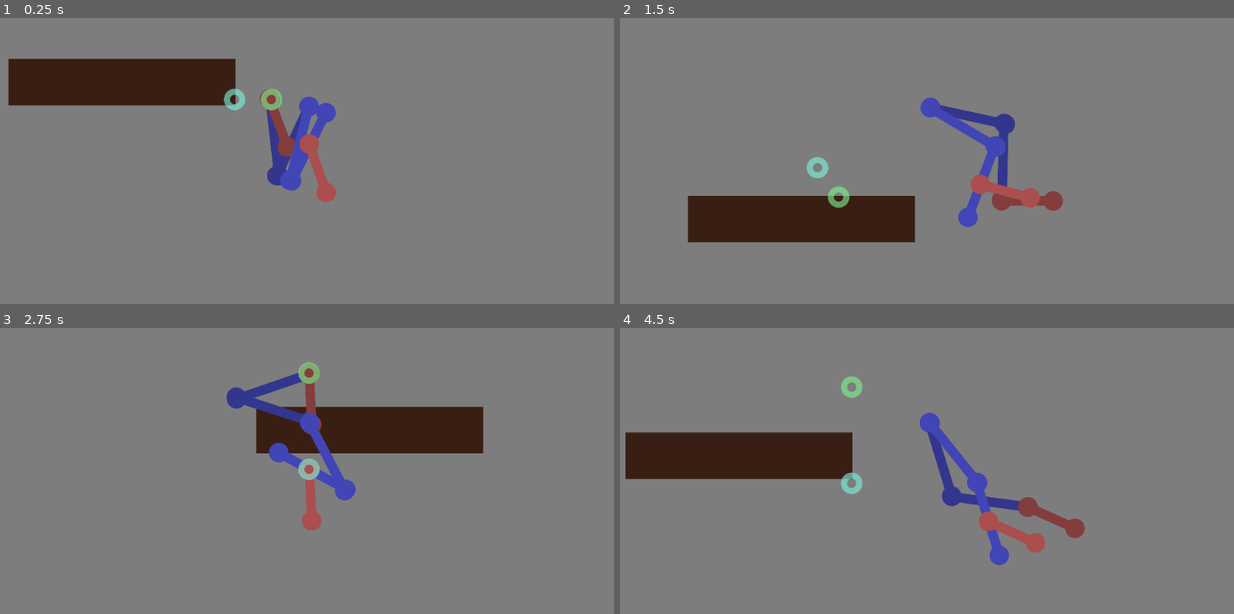
Above: before the commit, frames 1-4 (two rows, left to right).
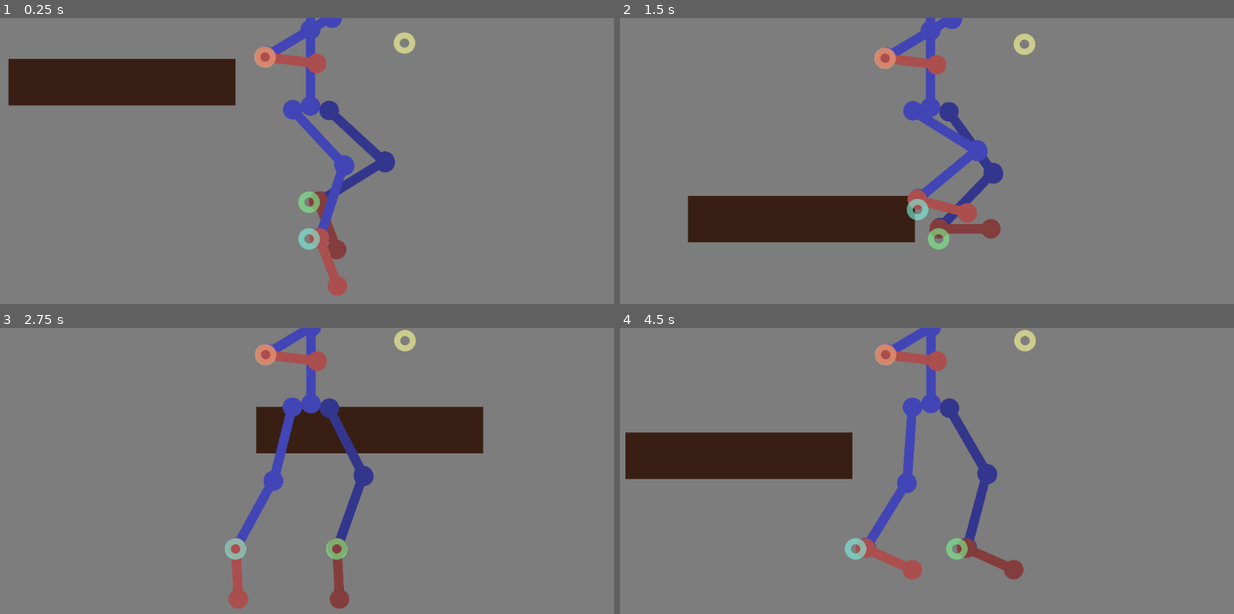
Above: after the commit, the same moments.

Repository: aldanasjuan/godot-ik-tutorial
Game: Godot game, scene res://Scenes/Test.tscn
The game is run twice, just before and just after one commit, with the same random seed, the same clock (stepped at 60 frames per second) and the same inputs.
Inputs (mouse positions are in pixels of both pictures, inside the frame that each line leads up to):
- Up to frame 1 (0.25 s): no input
- Up to frame 2 (1.5 s): tap Enter (ui_accept) at 0.5, 0.77 s; move the mouse to (1068, 183) at 0.52 s; click (1068, 183) at 0.67 s; move the mouse to (804, 221) at 1.27 s; click (804, 221) at 1.42 s
- Up to frame 3 (2.75 s): tap Enter (ui_accept) at 1.52 s; move the mouse to (368, 430) at 2.02 s; click (368, 430) at 2.17 s
- Up to frame 4 (4.5 s): move the mouse to (896, 585) at 2.77 s; click (896, 585) at 2.92 s; tap Enter (ui_accept) at 3.02, 3.77 s; move the mouse to (1117, 565) at 3.52 s; click (1117, 565) at 3.67 s; move the mouse to (736, 456) at 4.27 s; click (736, 456) at 4.42 s

The runs differ from the first frame. In frame 1, 6.5% of the frame differs, in the area x 36-68%, y 0-97%; in frame 2, 6.6%; in frame 3, 6.7%; in frame 4, 7.6%, in the area x 35-76%, y 0-88%.
Error after the commit: Invalid set index 'global_position' (on base: 'null instance') with value of type 'Vector2'. (res://Scenes/Body.gd:36)

Commit message:
full body character

Diff:
--- a/Scenes/Body.tscn
+++ b/Scenes/Body.tscn
@@ -9,7 +9,7 @@
 [sub_resource type="Animation" id=1]
 resource_name = "stance"
 tracks/0/type = "value"
-tracks/0/path = NodePath("targets/right:position")
+tracks/0/path = NodePath("leg_targets/right:position")
 tracks/0/interp = 1
 tracks/0/loop_wrap = true
 tracks/0/imported = false
@@ -18,10 +18,10 @@
 "times": PoolRealArray( 0 ),
 "transitions": PoolRealArray( 1 ),
 "update": 0,
-"values": [ Vector2( 118, 0 ) ]
+"values": [ Vector2( -179.674, 0 ) ]
 }
 tracks/1/type = "value"
-tracks/1/path = NodePath("targets/left:position")
+tracks/1/path = NodePath("leg_targets/left:position")
 tracks/1/interp = 1
 tracks/1/loop_wrap = true
 tracks/1/imported = false
@@ -30,7 +30,7 @@
 "times": PoolRealArray( 0 ),
 "transitions": PoolRealArray( 1 ),
 "update": 0,
-"values": [ Vector2( -118, 0 ) ]
+"values": [ Vector2( 67.8723, 0 ) ]
 }
 tracks/2/type = "value"
 tracks/2/path = NodePath("hip:position")
@@ -42,7 +42,7 @@
 "times": PoolRealArray( 0 ),
 "transitions": PoolRealArray( 1 ),
 "update": 0,
-"values": [ Vector2( 0, -310 ) ]
+"values": [ Vector2( 1.33484, -355.385 ) ]
 }
 tracks/3/type = "value"
 tracks/3/path = NodePath("hip/left_leg:c_rotation_degrees")
@@ -73,7 +73,7 @@
 loop = true
 step = 0.05
 tracks/0/type = "value"
-tracks/0/path = NodePath("targets/left:position")
+tracks/0/path = NodePath("leg_targets/left:position")
 tracks/0/interp = 1
 tracks/0/loop_wrap = true
 tracks/0/imported = false
@@ -85,7 +85,7 @@
 "values": [ Vector2( -118, 0 ), Vector2( 0, -90 ), Vector2( 118, 0 ) ]
 }
 tracks/1/type = "value"
-tracks/1/path = NodePath("targets/right:position")
+tracks/1/path = NodePath("leg_targets/right:position")
 tracks/1/interp = 1
 tracks/1/loop_wrap = true
 tracks/1/imported = false
@@ -140,14 +140,18 @@
 }
 
 [node name="hip" type="Node2D" parent="."]
-position = Vector2( -16.8714, -234.378 )
+position = Vector2( 1.33484, -355.385 )
 __meta__ = {
 "_edit_group_": true
 }
 
 [node name="left_leg" type="Node2D" parent="hip"]
-modulate = Color( 0.773438, 0.773438, 0.773438, 1 )
+modulate = Color( 0.772549, 0.772549, 0.772549, 1 )
+position = Vector2( 46.6164, 9.53516 )
 script = ExtResource( 1 )
+__meta__ = {
+"_edit_lock_": true
+}
 direction = -1
 follow = true
 offset = Vector2( 0, -24 )
@@ -158,7 +162,7 @@
 end_bone_b = NodePath("lower/end")
 bone_c = NodePath("foot")
 end_bone_c = NodePath("foot/end")
-target = NodePath("../../targets/left")
+target = NodePath("../../leg_targets/left")
 target_color = Color( 0, 0.929412, 0, 1 )
 lerp_rate = 0.1
 lerp_range = 100.0
@@ -167,7 +171,7 @@
 [node name="upper" type="Node2D" parent="hip/left_leg"]
 modulate = Color( 0.262745, 0.27451, 0.717647, 1 )
 show_behind_parent = true
-rotation = 0.823393
+rotation = 0.960565
 __meta__ = {
 "_edit_group_": true
 }
@@ -183,8 +187,8 @@
 [node name="lower" type="Node2D" parent="hip/left_leg"]
 modulate = Color( 0.262745, 0.27451, 0.717647, 1 )
 show_behind_parent = true
-position = Vector2( 128.425, 138.574 )
-rotation = 2.77467
+position = Vector2( 108.269, 154.833 )
+rotation = 2.04668
 __meta__ = {
 "_edit_group_": true
 }
@@ -200,7 +204,7 @@
 [node name="foot" type="Node2D" parent="hip/left_leg"]
 modulate = Color( 0.67451, 0.309804, 0.309804, 1 )
 show_behind_parent = true
-position = Vector2( -48.6555, 204.471 )
+position = Vector2( 19.9211, 321.849 )
 rotation = 5.60519e-45
 __meta__ = {
 "_edit_group_": true
@@ -215,8 +219,100 @@
 texture = ExtResource( 4 )
 
 [node name="right_leg" type="Node2D" parent="hip"]
+position = Vector2( -42.3785, 7.41623 )
 script = ExtResource( 1 )
+__meta__ = {
+"_edit_lock_": true
+}
 direction = -1
+follow = true
+offset = Vector2( 0, -24 )
+root = NodePath("../..")
+bone_a = NodePath("upper")
+end_bone_a = NodePath("upper/end")
+bone_b = NodePath("lower")
+end_bone_b = NodePath("lower/end")
+bone_c = NodePath("foot")
+end_bone_c = NodePath("foot/end")
+target = NodePath("../../leg_targets/right")
+lerp_rate = 0.1
+lerp_range = 100.0
+
+[node name="upper" type="Node2D" parent="hip/right_leg"]
+modulate = Color( 0.262745, 0.27451, 0.717647, 1 )
+rotation = -36.0934
+__meta__ = {
+"_edit_group_": true
+}
+
+[node name="end" type="Node2D" parent="hip/right_leg/upper"]
+position = Vector2( 188.933, 0 )
+
+[node name="sprite" type="Sprite" parent="hip/right_leg/upper"]
+position = Vector2( 95.6624, 4.87411 )
+scale = Vector2( 0.5, 0.5 )
+texture = ExtResource( 2 )
+
+[node name="lower" type="Node2D" parent="hip/right_leg"]
+modulate = Color( 0.262745, 0.27451, 0.717647, 1 )
+position = Vector2( -6.59121, 188.818 )
+rotation = 8.61706
+__meta__ = {
+"_edit_group_": true
+}
+
+[node name="end" type="Node2D" parent="hip/right_leg/lower"]
+position = Vector2( 188.933, 2.017 )
+
+[node name="sprite" type="Sprite" parent="hip/right_leg/lower"]
+position = Vector2( 93.234, 6.3 )
+scale = Vector2( 0.5, 0.5 )
+texture = ExtResource( 2 )
+
+[node name="foot" type="Node2D" parent="hip/right_leg"]
+modulate = Color( 0.67451, 0.309804, 0.309804, 1 )
+position = Vector2( -138.63, 323.968 )
+rotation = 6.28319
+__meta__ = {
+"_edit_group_": true
+}
+
+[node name="end" type="Node2D" parent="hip/right_leg/foot"]
+position = Vector2( 0, 23.993 )
+
+[node name="sprite" type="Sprite" parent="hip/right_leg/foot"]
+position = Vector2( 92.2551, 4.61627 )
+scale = Vector2( 0.5, 0.5 )
+texture = ExtResource( 4 )
+
+[node name="torso" type="Node2D" parent="hip"]
+
+[node name="lower" type="Sprite" parent="hip/torso"]
+modulate = Color( 0.262745, 0.27451, 0.717647, 1 )
+position = Vector2( -1.72754, -93.265 )
+rotation = 1.57079
+scale = Vector2( 0.5, 0.5 )
+texture = ExtResource( 2 )
+
+[node name="upper" type="Node2D" parent="hip/torso"]
+position = Vector2( 0.0598145, -188.345 )
+
+[node name="lower" type="Sprite" parent="hip/torso/upper"]
+modulate = Color( 0.262745, 0.27451, 0.717647, 1 )
+position = Vector2( -1.72754, -93.265 )
+rotation = 1.57079
+scale = Vector2( 0.5, 0.5 )
+texture = ExtResource( 2 )
+
+[node name="left_arm" type="Node2D" parent="hip/torso/upper"]
+modulate = Color( 0.772549, 0.772549, 0.772549, 1 )
+position = Vector2( 52.9731, -188.584 )
+z_index = -1
+script = ExtResource( 1 )
+__meta__ = {
+"_edit_group_": true
+}
+direction = 1
 follow = true
 root = NodePath("../..")
 bone_a = NodePath("upper")
@@ -225,89 +321,233 @@
 end_bone_b = NodePath("lower/end")
 bone_c = NodePath("foot")
 end_bone_c = NodePath("foot/end")
-target = NodePath("../../targets/right")
+target = NodePath("../arm_targets/left")
 lerp_rate = 0.1
 lerp_range = 100.0
 c_rotation_degrees = 17.65
 c_rotation_offset = -10.4
 
-[node name="upper" type="Node2D" parent="hip/right_leg"]
-modulate = Color( 0.262745, 0.27451, 0.717647, 1 )
-rotation = -38.231
-__meta__ = {
-"_edit_group_": true
-}
-
-[node name="end" type="Node2D" parent="hip/right_leg/upper"]
+[node name="upper" type="Node2D" parent="hip/torso/upper/left_arm"]
+modulate = Color( 0.262745, 0.27451, 0.717647, 1 )
+rotation = -36.1643
+__meta__ = {
+"_edit_group_": true
+}
+
+[node name="end" type="Node2D" parent="hip/torso/upper/left_arm/upper"]
 position = Vector2( 188.933, 0 )
 
-[node name="sprite" type="Sprite" parent="hip/right_leg/upper"]
+[node name="sprite" type="Sprite" parent="hip/torso/upper/left_arm/upper"]
 position = Vector2( 95.6624, 4.87411 )
 scale = Vector2( 0.5, 0.5 )
 texture = ExtResource( 2 )
 
-[node name="lower" type="Node2D" parent="hip/right_leg"]
-modulate = Color( 0.262745, 0.27451, 0.717647, 1 )
-position = Vector2( 162.835, -95.8138 )
-rotation = 7.20935
-__meta__ = {
-"_edit_group_": true
-}
-
-[node name="end" type="Node2D" parent="hip/right_leg/lower"]
-position = Vector2( 100, 2.017 )
-
-[node name="sprite" type="Sprite" parent="hip/right_leg/lower"]
+[node name="lower" type="Node2D" parent="hip/torso/upper/left_arm"]
+modulate = Color( 0.262745, 0.27451, 0.717647, 1 )
+position = Vector2( 6.79484, 188.811 )
+rotation = 6.69724
+__meta__ = {
+"_edit_group_": true
+}
+
+[node name="end" type="Node2D" parent="hip/torso/upper/left_arm/lower"]
+position = Vector2( 188.933, 2.017 )
+
+[node name="sprite" type="Sprite" parent="hip/torso/upper/left_arm/lower"]
 position = Vector2( 93.234, 6.3 )
 scale = Vector2( 0.5, 0.5 )
 texture = ExtResource( 2 )
 
-[node name="foot" type="Node2D" parent="hip/right_leg"]
+[node name="foot" type="Node2D" parent="hip/torso/upper/left_arm"]
 modulate = Color( 0.67451, 0.309804, 0.309804, 1 )
-position = Vector2( 221.314, -14.6697 )
+position = Vector2( 178.951, 266.669 )
 rotation = 6.40972
 __meta__ = {
 "_edit_group_": true
 }
 
-[node name="end" type="Node2D" parent="hip/right_leg/foot"]
+[node name="end" type="Node2D" parent="hip/torso/upper/left_arm/foot"]
 position = Vector2( 0, 23.993 )
 
-[node name="sprite" type="Sprite" parent="hip/right_leg/foot"]
+[node name="sprite" type="Sprite" parent="hip/torso/upper/left_arm/foot"]
 position = Vector2( 92.2551, 4.61627 )
 scale = Vector2( 0.5, 0.5 )
 texture = ExtResource( 4 )
 
-[node name="targets" type="Node2D" parent="."]
-
-[node name="left" type="Node2D" parent="targets"]
-position = Vector2( -65.527, -5.907 )
-__meta__ = {
-"_edit_group_": true
-}
-
-[node name="sprite" type="Sprite" parent="targets/left"]
+[node name="right_arm" type="Node2D" parent="hip/torso/upper"]
+position = Vector2( -43.438, -188.584 )
+script = ExtResource( 1 )
+__meta__ = {
+"_edit_group_": true
+}
+direction = 1
+follow = true
+root = NodePath("../..")
+bone_a = NodePath("upper")
+end_bone_a = NodePath("upper/end")
+bone_b = NodePath("lower")
+end_bone_b = NodePath("lower/end")
+bone_c = NodePath("foot")
+end_bone_c = NodePath("foot/end")
+target = NodePath("../arm_targets/right")
+lerp_rate = 0.1
+lerp_range = 100.0
+c_rotation_degrees = 17.65
+c_rotation_offset = -10.4
+
+[node name="upper" type="Node2D" parent="hip/torso/upper/right_arm"]
+modulate = Color( 0.262745, 0.27451, 0.717647, 1 )
+rotation = -35.301
+__meta__ = {
+"_edit_group_": true
+}
+
+[node name="end" type="Node2D" parent="hip/torso/upper/right_arm/upper"]
+position = Vector2( 188.933, 0 )
+
+[node name="sprite" type="Sprite" parent="hip/torso/upper/right_arm/upper"]
+position = Vector2( 95.6624, 4.87411 )
+scale = Vector2( 0.5, 0.5 )
+texture = ExtResource( 2 )
+
+[node name="lower" type="Node2D" parent="hip/torso/upper/right_arm"]
+modulate = Color( 0.262745, 0.27451, 0.717647, 1 )
+position = Vector2( -139.081, 127.876 )
+rotation = 7.4404
+__meta__ = {
+"_edit_group_": true
+}
+
+[node name="end" type="Node2D" parent="hip/torso/upper/right_arm/lower"]
+position = Vector2( 188.933, 2.017 )
+
+[node name="sprite" type="Sprite" parent="hip/torso/upper/right_arm/lower"]
+position = Vector2( 93.234, 6.3 )
+scale = Vector2( 0.5, 0.5 )
+texture = ExtResource( 2 )
+
+[node name="foot" type="Node2D" parent="hip/torso/upper/right_arm"]
+modulate = Color( 0.67451, 0.309804, 0.309804, 1 )
+position = Vector2( -64.9974, 301.69 )
+rotation = 6.40972
+__meta__ = {
+"_edit_group_": true
+}
+
+[node name="end" type="Node2D" parent="hip/torso/upper/right_arm/foot"]
+position = Vector2( 0, 23.993 )
+
+[node name="sprite" type="Sprite" parent="hip/torso/upper/right_arm/foot"]
+position = Vector2( 92.2551, 4.61627 )
+scale = Vector2( 0.5, 0.5 )
+texture = ExtResource( 4 )
+
+[node name="neck" type="Node2D" parent="hip/torso/upper"]
+position = Vector2( 3.3674, -186.89 )
+__meta__ = {
+"_edit_group_": true
+}
+
+[node name="lower" type="Sprite" parent="hip/torso/upper/neck"]
+modulate = Color( 0.262745, 0.27451, 0.717647, 1 )
+position = Vector2( -3.56445, -21.119 )
+rotation = 1.57079
+scale = Vector2( 0.3, 0.3 )
+texture = ExtResource( 4 )
+
+[node name="head" type="Node2D" parent="hip/torso/upper/neck"]
+position = Vector2( -0.892944, -78.8738 )
+
+[node name="lower" type="Sprite" parent="hip/torso/upper/neck/head"]
+modulate = Color( 0.262745, 0.27451, 0.717647, 1 )
+position = Vector2( 0.160095, -37.5764 )
+rotation = 1.57079
+texture = ExtResource( 3 )
+
+[node name="arm_targets" type="Node2D" parent="hip/torso/upper"]
+position = Vector2( -63.2371, 177.412 )
+rotation = 0.342085
+
+[node name="left" type="Node2D" parent="hip/torso/upper/arm_targets"]
+position = Vector2( 244.739, -192.584 )
+rotation = -0.342085
+__meta__ = {
+"_edit_group_": true
+}
+
+[node name="sprite" type="Sprite" parent="hip/torso/upper/arm_targets/left"]
+modulate = Color( 0.996078, 1, 0.592157, 0.611765 )
+position = Vector2( -1.88773, 1.88773 )
+scale = Vector2( 0.5, 0.5 )
+texture = ExtResource( 3 )
+
+[node name="right" type="Node2D" parent="hip/torso/upper/arm_targets"]
+position = Vector2( -64.1514, -45.4189 )
+rotation = 5.96046e-08
+__meta__ = {
+"_edit_group_": true
+}
+
+[node name="sprite" type="Sprite" parent="hip/torso/upper/arm_targets/right"]
+modulate = Color( 0.960784, 0.666667, 0.490196, 0.611765 )
+position = Vector2( -1.88773, 1.88773 )
+scale = Vector2( 0.5, 0.5 )
+texture = ExtResource( 3 )
+
+[node name="leg_targets" type="Node2D" parent="."]
+
+[node name="left" type="Node2D" parent="leg_targets"]
+position = Vector2( 67.8723, 0 )
+__meta__ = {
+"_edit_group_": true
+}
+
+[node name="sprite" type="Sprite" parent="leg_targets/left"]
 modulate = Color( 0.490196, 0.960784, 0.552941, 0.611765 )
 position = Vector2( -1.88773, 1.88773 )
 scale = Vector2( 0.5, 0.5 )
 texture = ExtResource( 3 )
 
-[node name="right" type="Node2D" parent="targets"]
-position = Vector2( 204.442, -249.047 )
-__meta__ = {
-"_edit_group_": true
-}
-
-[node name="sprite" type="Sprite" parent="targets/right"]
+[node name="right" type="Node2D" parent="leg_targets"]
+position = Vector2( -179.674, 0 )
+__meta__ = {
+"_edit_group_": true
+}
+
+[node name="sprite" type="Sprite" parent="leg_targets/right"]
 modulate = Color( 0.490196, 0.960784, 0.87451, 0.611765 )
 position = Vector2( -1.88773, 1.88773 )
 scale = Vector2( 0.5, 0.5 )
 texture = ExtResource( 3 )
+
+[node name="arm_targets" type="Node2D" parent="."]
+position = Vector2( 0, -728.677 )
+
+[node name="left" type="RemoteTransform2D" parent="arm_targets"]
+position = Vector2( 233.319, 263.031 )
+remote_path = NodePath("../../hip/torso/upper/arm_targets/left")
+update_rotation = false
+update_scale = false
+__meta__ = {
+"_edit_group_": true
+}
+
+[node name="right" type="RemoteTransform2D" parent="arm_targets"]
+position = Vector2( -107.041, 298.052 )
+remote_path = NodePath("../../hip/torso/upper/arm_targets/right")
+update_rotation = false
+update_scale = false
+__meta__ = {
+"_edit_group_": true
+}
 
 [node name="ray" type="RayCast2D" parent="."]
 position = Vector2( 0, -310 )
 enabled = true
 cast_to = Vector2( 0, 500 )
+__meta__ = {
+"_edit_lock_": true
+}
 
 [node name="anim" type="AnimationPlayer" parent="."]
 autoplay = "walk"
